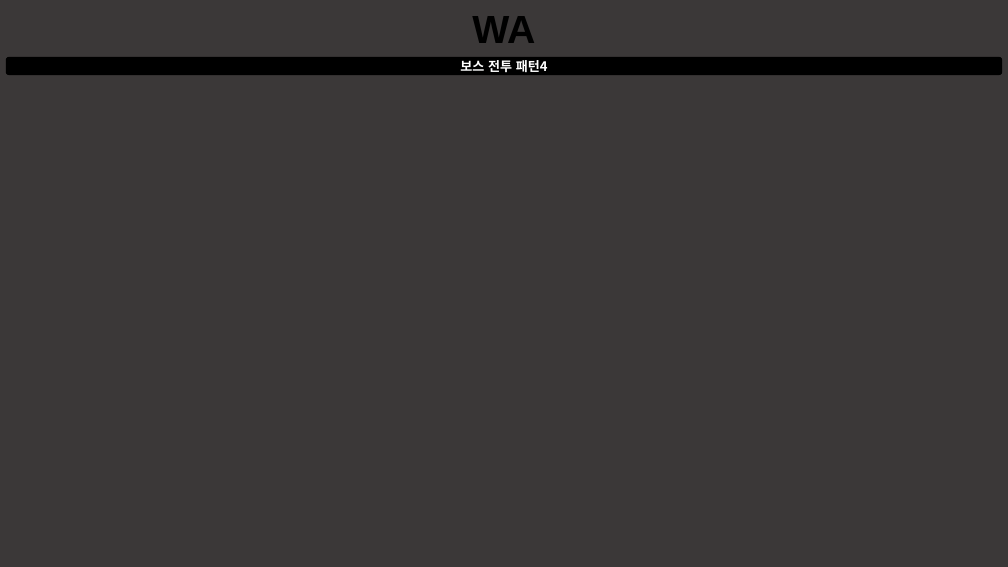
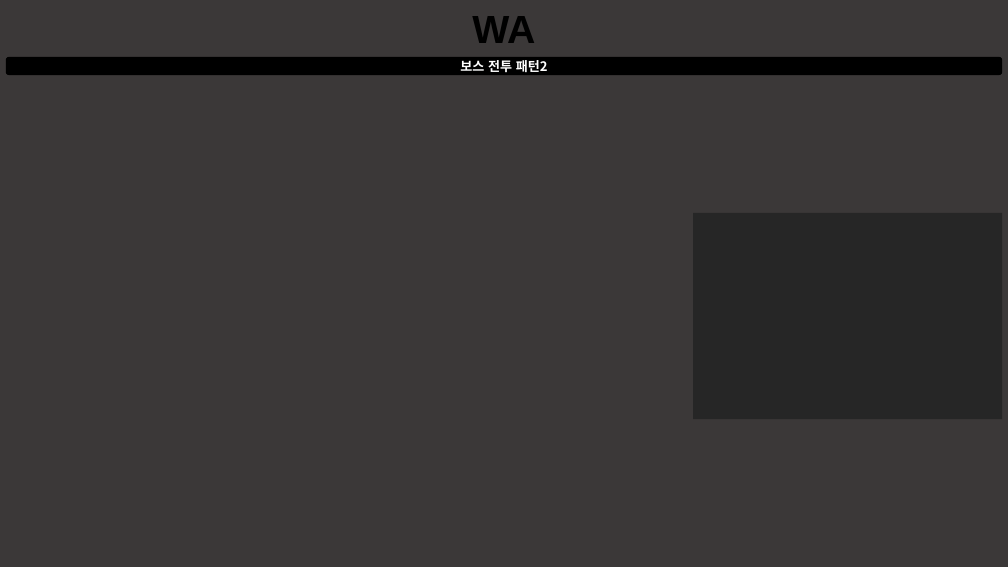
Before and after one commit to taeseongeom/WA, a slide deck: slide 7 of 기획서/문서/보스 기획서.pptx (slide 9 before the commit). Drawn at 1008x567 pixels with LibreOffice and Linux fonts; fonts in the diff are those of the drawing. Boxes give left, top, right and bottom in pixels: in the first picture for what was removed or moved away, otherwise in the second. Text is boxed around its words. In the diff, an @@ line names an element or a change of style, - is before the commit and + after.

```diff
--- a/기획서/문서/보스 기획서.pptx
+++ b/기획서/문서/보스 기획서.pptx
@@ text in rounded rectangle at (x1=460, y1=60, x2=548, y2=72): text changed @@
-보스 전투 패턴4
+보스 전투 패턴2
@@ rectangle added at (x1=693, y1=213, x2=1002, y2=419), fill #262626 @@
```
Also in this commit, not shown: 2 other slides changed, 1 slide removed, 5 other files.
